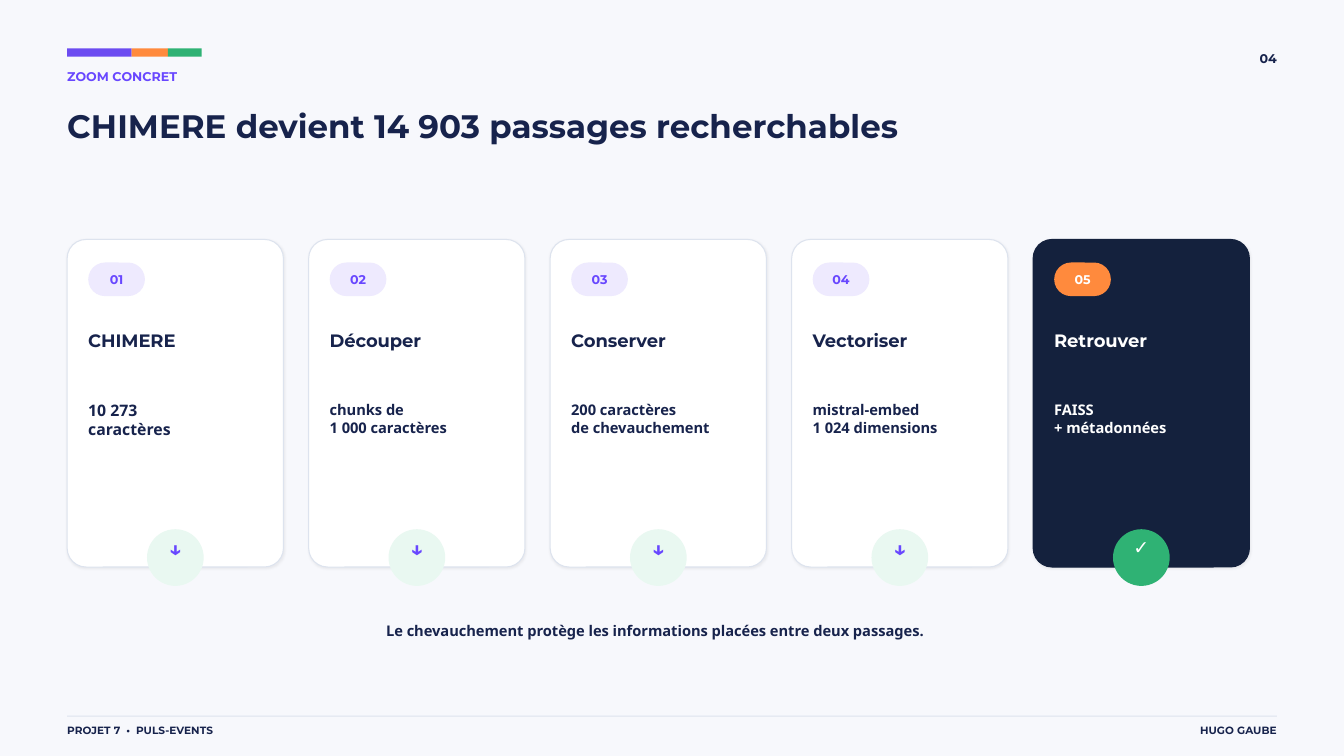
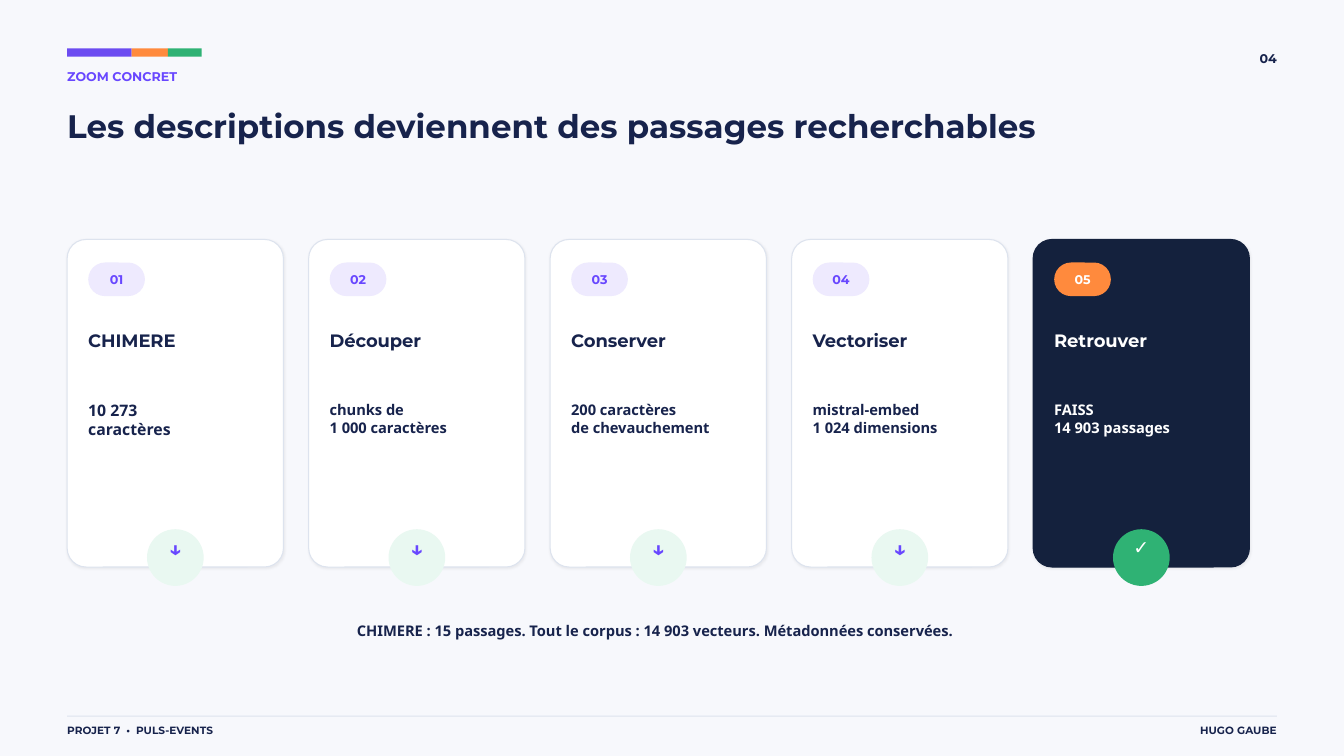
Before and after one commit to hgbe-GH/Projet7, a slide deck: slide 4 of outputs/openagenda-rag-soutenance.pptx. Drawn at 1344x756 pixels with LibreOffice and Linux fonts; fonts in the diff are those of the drawing. Boxes give left, top, right and bottom in pixels: in the first picture for what was removed or moved away, otherwise in the second. Text is boxed around its words. In the diff, an @@ line names an element or a change of style, - is before the commit and + after.

```diff
--- a/outputs/openagenda-rag-soutenance.pptx
+++ b/outputs/openagenda-rag-soutenance.pptx
@@ text at (x1=67, y1=112, x2=1036, y2=145): text changed @@
-CHIMERE devient 14 903 passages recherchables
+Les descriptions deviennent des passages recherchables
@@ text at (x1=1054, y1=422, x2=1170, y2=437): text changed @@
-+ métadonnées
+14 903 passages
@@ text at (x1=357, y1=624, x2=953, y2=640): text changed @@
-Le chevauchement protège les informations placées entre deux passages.
+CHIMERE : 15 passages. Tout le corpus : 14 903 vecteurs. Métadonnées conservées.
```
Also in this commit, not shown: 11 other slides changed, 53 other files.
